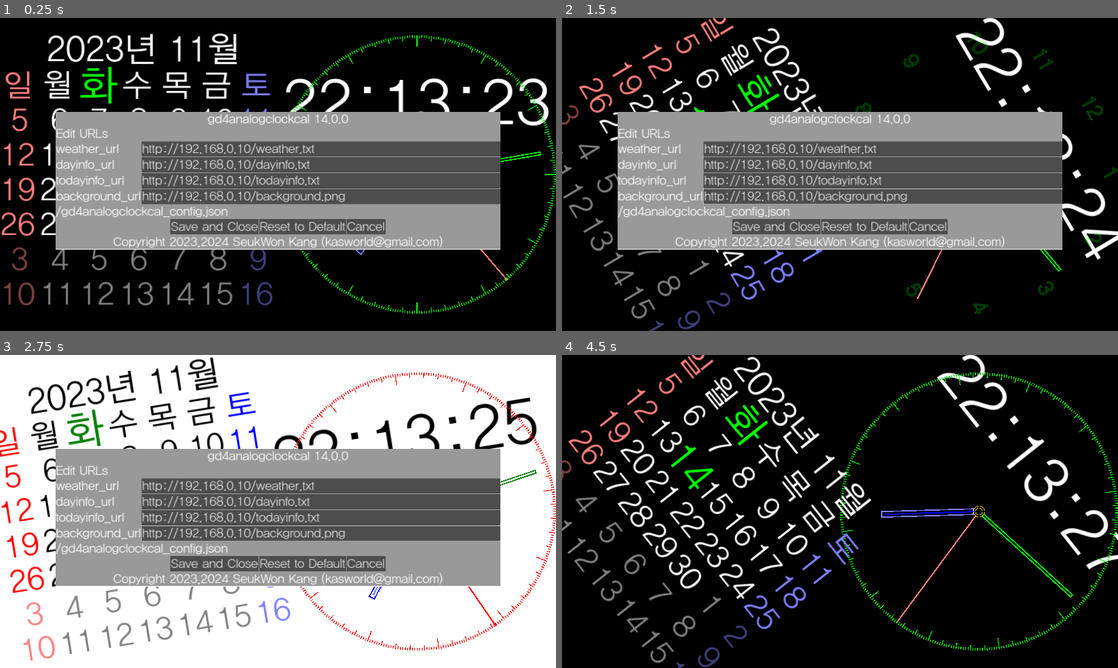
Above: before the commit, frames 1-4 (two rows, left to right).
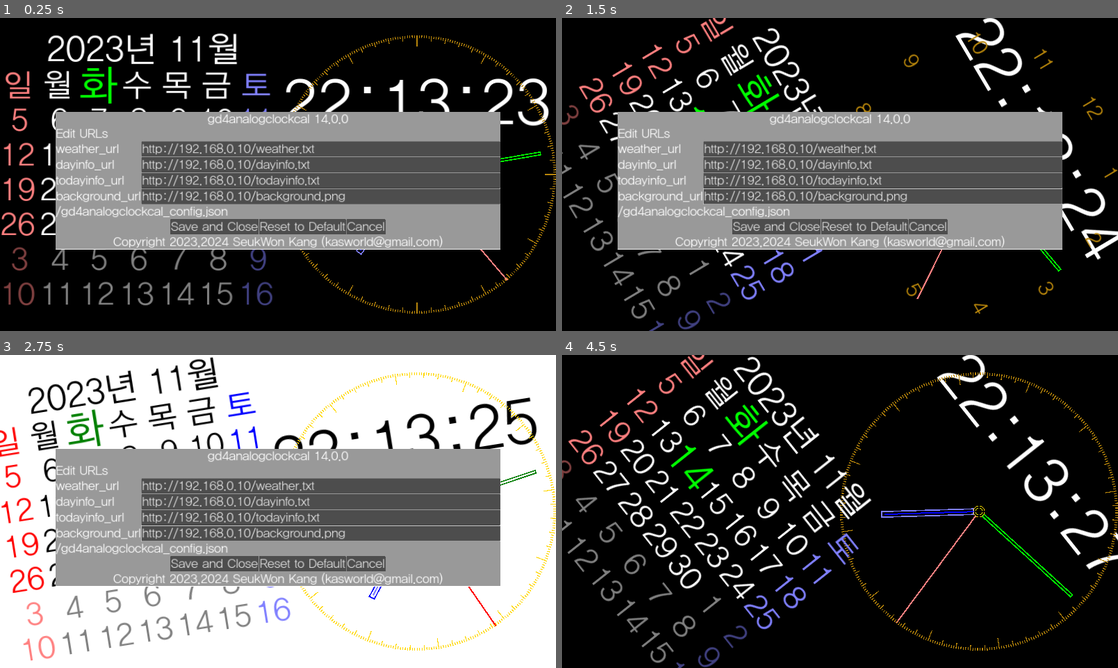
Above: after the commit, the same moments.

Repository: kasworld/gd4analogclockcal
Game: Godot game, scene res://main.tscn
Two runs of this game, one before a commit and one after it. Both use one fixed random seed, a clock stepped at 60 frames per second and the inputs below.
Inputs (mouse positions are in pixels of both pictures, inside the frame that each line leads up to):
- Up to frame 1 (0.25 s): no input
- Up to frame 2 (1.5 s): tap Enter at 0.5, 0.6, 1.35 s; move the mouse to (962, 158) at 0.52 s; click (962, 158) at 0.67 s; move the mouse to (728, 190) at 1.27 s; click (728, 190) at 1.42 s
- Up to frame 3 (2.75 s): move the mouse to (333, 442) at 2.02 s; tap Enter at 2.1 s; click (333, 442) at 2.17 s
- Up to frame 4 (4.5 s): move the mouse to (812, 574) at 2.77 s; tap Enter at 2.85, 3.6, 4.35 s; click (812, 574) at 2.92 s; move the mouse to (1006, 558) at 3.52 s; click (1006, 558) at 3.67 s; move the mouse to (673, 464) at 4.27 s; click (673, 464) at 4.42 s

The runs differ from the first frame. In frame 1, 0.5% of the frame differs, in the area x 52-100%, y 5-95%; in frame 2, 0.5%; in frame 3, 0.5%; in frame 4, 0.6%, in the area x 50-100%, y 5-95%.
Error in both runs: Attempt to call function 'store_line' in base 'null instance' on a null instance. (res://global/config.gd:13)

Commit message:
change dial color

Diff:
--- a/analog_clock/analog_clock.gd
+++ b/analog_clock/analog_clock.gd
@@ -5,7 +5,7 @@
 # Called when the node enters the scene tree for the first time.
 func init(config :Dictionary, r :float, tz_s :float) -> void:
 	$DialBar.init(r, r*0.006,DialBar.BarAlign.In,"dial_line")
-	$DialNum.init(r*0.95,r*0.15,4,DialNum.NumberType.Hour,"dial_num")
+	$DialNum.init(r*0.95,r*0.15,0,DialNum.NumberType.Hour,"dial_num")
 	$ClockHands.init(r,tz_s)
 
 	var co = Global2d.colors.timelabel
@@ -50,6 +50,7 @@
 	if old_time_dict["second"] != time_now_dict["second"]:
 		old_time_dict = time_now_dict
 		$LabelTime.text = "%02d:%02d:%02d" % [time_now_dict["hour"] , time_now_dict["minute"] ,time_now_dict["second"]  ]
+		#if  time_now_dict["second"] % 5 == 0:
 		num_bar =  not num_bar
 		$DialBar.visible = num_bar
 		$DialNum.visible = not num_bar
--- a/analog_clock/analog_clock.tscn
+++ b/analog_clock/analog_clock.tscn
@@ -23,5 +23,6 @@
 [node name="ClockHands" parent="." instance=ExtResource("3_5uly1")]
 
 [node name="DialNum" parent="." instance=ExtResource("3_w3nxl")]
+visible = false
 
 [node name="DialBar" parent="." instance=ExtResource("4_3vv64")]
--- a/global/global2d.gd
+++ b/global/global2d.gd
@@ -27,8 +27,8 @@
 	second = Color.RED.lightened(0.5),
 	center_circle1 = Color.GOLD,
 	center_circle2 = Color.YELLOW,
-	dial_num = Color.GREEN,
-	dial_line = Color.GREEN,
+	dial_num = Color.DARK_GOLDENROD,
+	dial_line = Color.DARK_GOLDENROD,
 }
 var colors_light = 	{
 	weekday = [
@@ -52,8 +52,8 @@
 	second = Color.RED,
 	center_circle1 = Color.GOLDENROD,
 	center_circle2 = Color.DARK_GOLDENROD,
-	dial_num = Color.RED,
-	dial_line = Color.RED,
+	dial_num = Color.GOLD,
+	dial_line = Color.GOLD,
 }
 var colors = colors_dark
 
